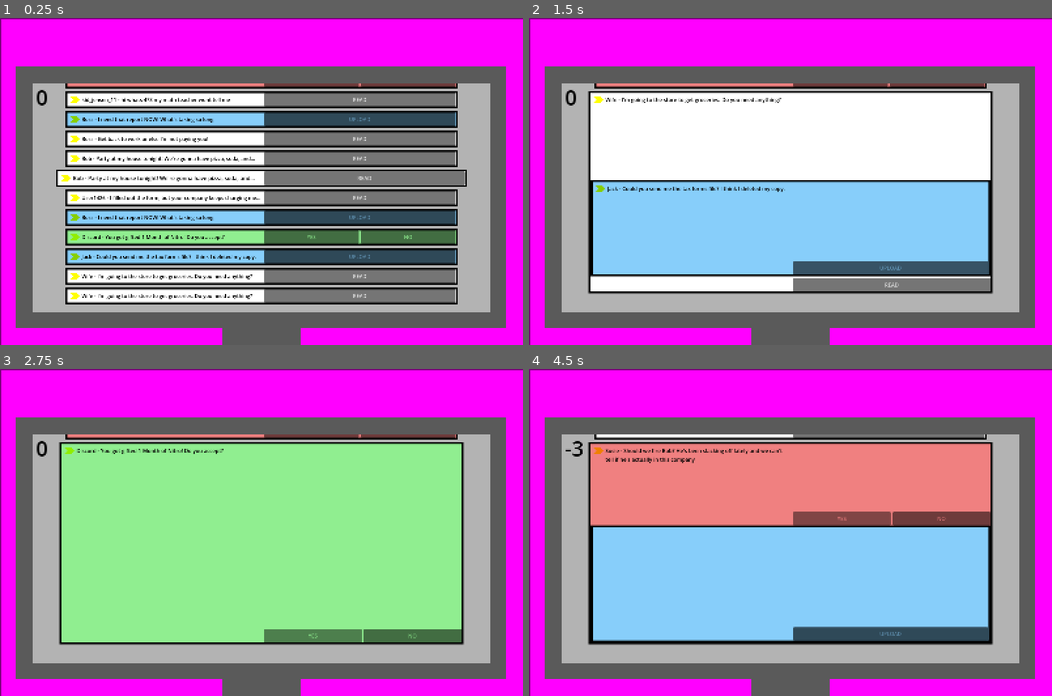
Above: before the commit, frames 1-4 (two rows, left to right).
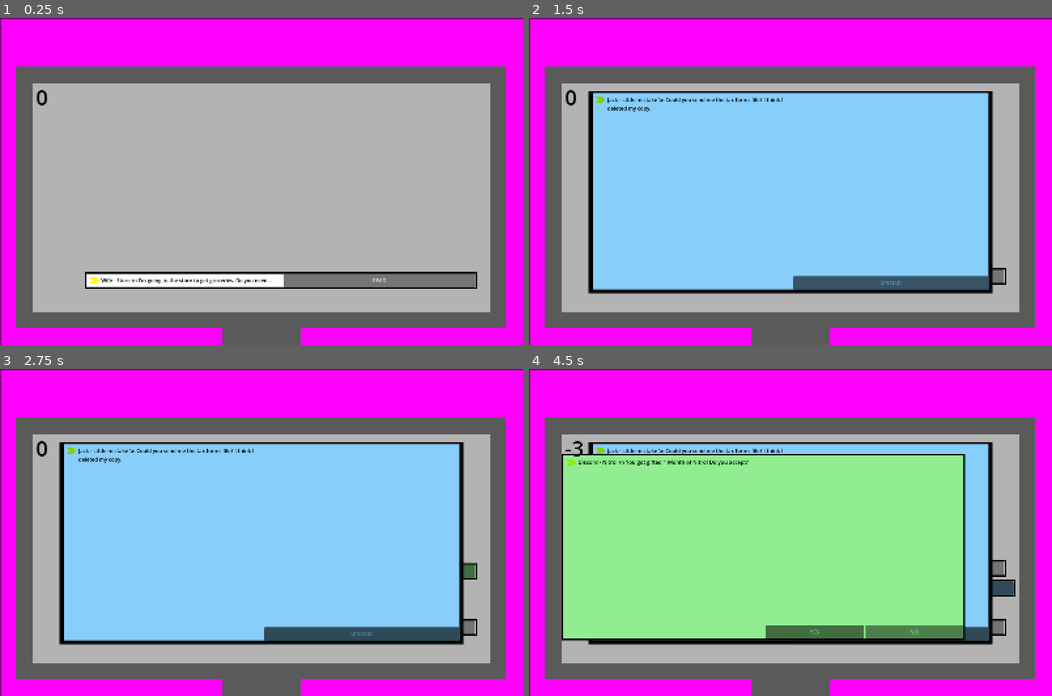
Above: after the commit, the same moments.

Repository: BradBenJoya/GMTK2026
Game: Godot game, scene res://Scenes/main.tscn
Same seed, same stepped clock (60 frames per second), same inputs: the game is played once before the commit and once after it.
Inputs (mouse positions are in pixels of both pictures, inside the frame that each line leads up to):
- Up to frame 1 (0.25 s): no input
- Up to frame 2 (1.5 s): click "READ" at 0.5 s; click "UPLOAD" at 1.25 s
- Up to frame 3 (2.75 s): click (313, 588) at 2 s, where only the run before the commit has a clickable "YES"
- Up to frame 4 (4.5 s): click "NO" at 2.75 s; click "READ" at 3.5 s; click "YES" at 4.25 s

The runs differ from the first frame. In frame 1, 43% of the frame differs, in the area x 10-92%, y 20-88%; in frame 2, 28%; in frame 3, 48%; in frame 4, 49%, in the area x 6-93%, y 20-84%.

Commit message:
email transition fix and delayed send

Diff:
--- a/Scenes/email.tscn
+++ b/Scenes/email.tscn
@@ -56,11 +56,11 @@
 
 [node name="FlavorTextController" type="Node" parent="." unique_id=1545654535]
 script = ExtResource("2_hkori")
-read_text = Array[String](["Boss - Get back to work or else I'm not paying you!", "Bob - Party at my house tonight! We're gonna have pizza, soda, and Jenny is gonna be there. ;)", "Wife - I'm going to the store to get groceries. Do you need anything?", "User1426 - I filled out the form, but your company keeps charging me! If this keeps up I'm going to sue!", "Boss - Jill has called in sick and won't be here for the next couple of weeks.", "kid_jensen_11 - hi whats 4*3 my math teacher wont tell me"])
-decision_good_text = Array[String](["Boss - Want a raise? Your acceptional work has been recognised by the other staff.", "Discord - You got gifted 1 Month of Nitro! Do you accept?", "Colin - I handled the report. Should I send it to you so you can submit it?"])
-decision_bad_text = Array[String](["Susie - Should we fire Bob? He's been slacking off lately and we can't tell if he's actually in this company", "Wife - Take a day off! You could help around the house instead of being at work!", "H@CKER12345 - Hehehe! Give me money or you'll lose everything!"])
-spam_text = Array[String](["LOTTERY - You wun $10,,000!1!!!!11!!!", "Amasun - Plz confirm your acount we need to confrm it", "Itchy - Ur account got hackd. Please call 123-456-7890 to reset ur pasword."])
-upload_text = Array[String](["Jack - Could you send me the tax forms file? I think I deleted my copy.", "Boss - I need that report NOW! What's taking so long!"])
+read_text = Array[String](["Boss - Job Stuff \\n Get back to work or else I'm not paying you! Seriously.", "Bob - Party at my house tonight! \\n We're gonna have pizza, soda, and Jenny is gonna be there. ;)", "Wife - Store \\n I'm going to the store to get groceries. Do you need anything?", "User1426 - Glitch in your system \\n I filled out the form, but your company keeps charging me! If this keeps up I'm going to sue!", "Boss - Jill has called in sick and won't be here for the next couple of weeks.", "kid_jensen_11 - math \\n hi whats 4*3 my math teacher wont tell me"])
+decision_good_text = Array[String](["Boss - Job Stuff \\n Want a raise? Your acceptional work has been recognised by the other staff.", "Discord - Nitro! \\n You got gifted 1 Month of Nitro! Do you accept?", "Colin - Report Due \\n I handled the report. Should I send it to you so you can submit it?"])
+decision_bad_text = Array[String](["Susie - Bob \\n Should we fire Bob? He's been slacking off lately and we can't tell if he's actually in this company", "Wife - Be with me \\n Take a day off! You could help around the house instead of being at work!", "H@CKER12345 - YOU'VED BEEN HACKED \\n Hehehe! Give me money or you'll lose everything!"])
+spam_text = Array[String](["LOTTERY - $$$$ \\n You wun $10,,000!1!!!!11!!!", "Amasun - Pakage send problm \\n Plz confirm your acount we need to confrm it", "Itchy - you got hacker'ed smackered \\n Ur account got hackd. Please call 123-456-7890 to reset ur pasword."])
+upload_text = Array[String](["Jack - Little mistake \\n Could you send me the tax forms file? I think I deleted my copy.", "Boss - Report Due \\n I need that report NOW! What's taking so long!"])
 
 [node name="Buttons" type="Node2D" parent="." unique_id=148673893]
 
--- a/Scripts/Email/email.gd
+++ b/Scripts/Email/email.gd
@@ -19,7 +19,7 @@
 @export var spam : Node2D
 @export var upload : Node2D
 
-var open := false # temp for open email
+var open := false # tells the manager that it shouldnt be accounted for
 
 var deleted : bool = false
 
@@ -79,6 +79,15 @@
 			scale += (Vector2.ONE - scale) / 5
 
 func delete_email(success : bool): # delete email after doing little animation
+	open = false
+
+	var scale_box_tween = create_tween().tween_property(self.get_node("EmailBubble"), "size", Vector2(1200, 50), 0.2) # make box fit screen
+	var scale_text_tween = create_tween().tween_property(flavor_text, "size", Vector2(550, 24), 0.2) # make text fit screen
+	var change_text_tween = create_tween().tween_property(flavor_text, "custom_maximum_size", Vector2(550, 24), 0.2) # stop ellipses from appearing
+	var move_buttons_tween = create_tween().tween_property(self.get_node("Buttons"), "position", Vector2(0, 0), 0.2) # move buttons to bottom
+
+	await move_buttons_tween.finished
+
 	if success:
 		Global.main.score += 5 # remove score for mess ups
 	else:
@@ -96,11 +105,11 @@
 
 func open_email(type):
 	open = true
-	var scale_box_tween = create_tween().tween_property(self.get_node("EmailBubble"), "size", Vector2(1200, 600), 0.5) # make box fit screen
-	var scale_text_tween = create_tween().tween_property(flavor_text, "size", Vector2(550, 400), 0.5) # make text fit screen
-	var change_text_tween = create_tween().tween_property(flavor_text, "custom_maximum_size", Vector2(550, 400), 0.5) # stop ellipses from appearing
-	var move_tween = create_tween().tween_property(self, "position", Vector2(0, -250), 0.5) # move box to right position
-	var move_buttons_tween = create_tween().tween_property(self.get_node("Buttons"), "position", Vector2(0, 550), 0.5) # move buttons to bottom
+	var scale_box_tween = create_tween().tween_property(self.get_node("EmailBubble"), "size", Vector2(1200, 600), 0.2) # make box fit screen
+	var scale_text_tween = create_tween().tween_property(flavor_text, "size", Vector2(550, 400), 0.2) # make text fit screen
+	var change_text_tween = create_tween().tween_property(flavor_text, "custom_maximum_size", Vector2(550, 400), 0.2) # stop ellipses from appearing
+	var move_tween = create_tween().tween_property(self, "position", Vector2(0, -250), 0.2) # move box to right position
+	var move_buttons_tween = create_tween().tween_property(self.get_node("Buttons"), "position", Vector2(0, 550), 0.2) # move buttons to bottom
 	z_index = 5
 
 
--- a/Scripts/manager.gd
+++ b/Scripts/manager.gd
@@ -1,18 +1,27 @@
 # start ByDesign
 extends Node2D
+
+@export_group("Email Speed")
+@export var minimum_speed : float = 0.1
+@export var maximum_speed : float = 2.0
 
 var email_scene : PackedScene = preload("res://Scenes/email.tscn")
 
 var emails : Array = []
 
 func _ready():
+	create_emails()
+
+func create_emails():
 	for i in 50:
 		var new_email = email_scene.instantiate()
-		new_email.position = Vector2(0, 350 - (i * 60))
+		new_email.position = Vector2(60, -1000)#Vector2(60, 350 - (i * 60))
 		new_email.type = "Normal"
 
 		add_child(new_email)
 		emails.append(new_email)
+
+		await get_tree().create_timer(randf_range(minimum_speed, maximum_speed)).timeout
 
 func _process(delta):
 	var i : int = 0
@@ -20,7 +29,7 @@
 		if email.deleted:
 			emails.erase(email)
 		elif not email.open:
-			email.position += (Vector2(0, 350 - (i * 60)) - email.position) / 5 * (60 * delta) # smooth interpolation of emails (current += (target - current) / smoothness)
+			email.position += (Vector2(60, 350 - (i * 60)) - email.position) / 5 * (60 * delta) # smooth interpolation of emails (current += (target - current) / smoothness)
 
 		i += 1
 # end ByDesign
